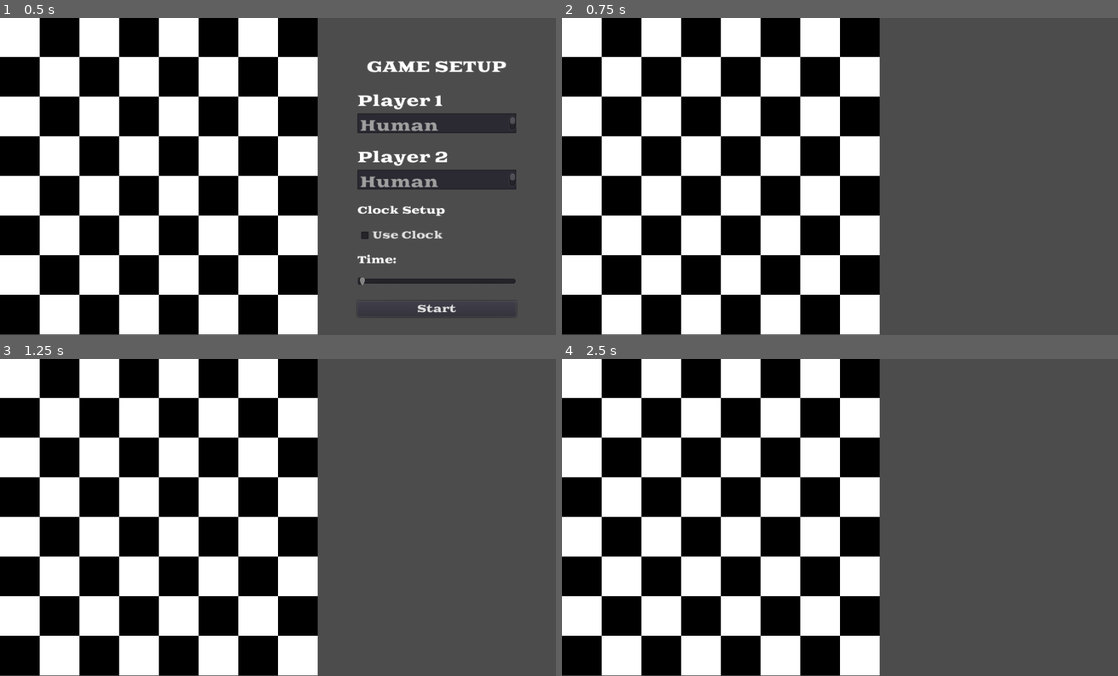
Above: before the commit, frames 1-4 (two rows, left to right).
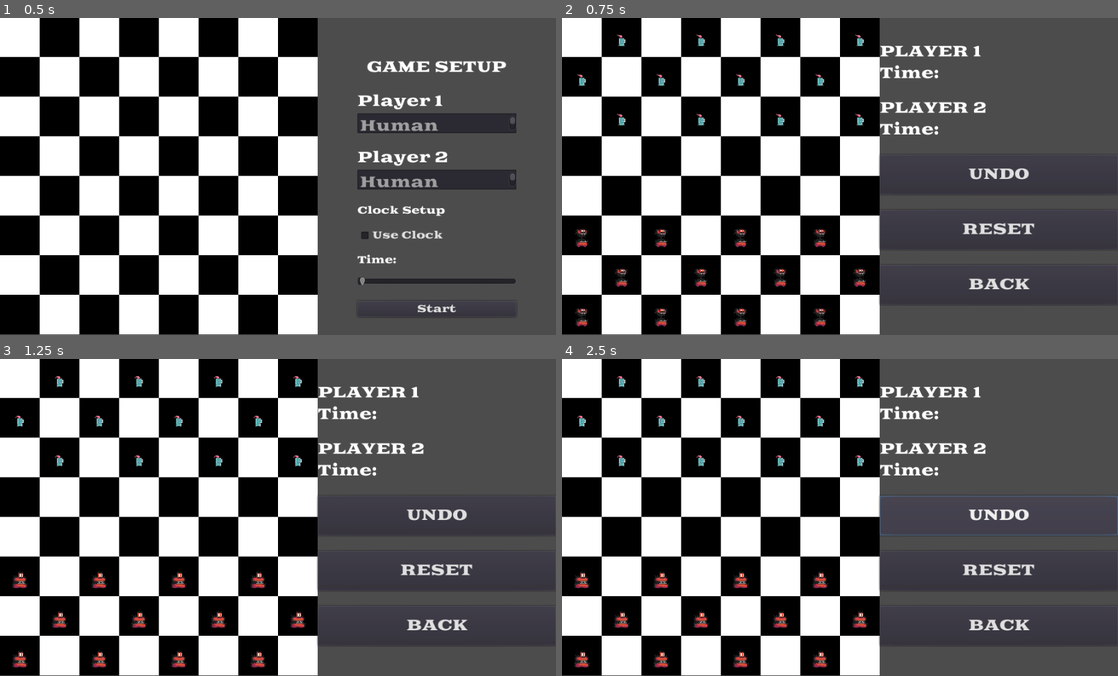
Above: after the commit, the same moments.

Repository: danielxf007/KMCheckers
Game: Godot game, scene res://Main.tscn
Same seed, same stepped clock (60 frames per second), same inputs: the game is played once before the commit and once after it.
Inputs (mouse positions are in pixels of both pictures, inside the frame that each line leads up to):
- Up to frame 1 (0.5 s): no input
- Up to frame 2 (0.75 s): click "Start" at 0.5 s
- Up to frame 3 (1.25 s): no input
- Up to frame 4 (2.5 s): click (1001, 514) at 1.25 s, where only the run after the commit has a clickable "UNDO"; click (1001, 514) at 2 s, where only the run after the commit has a clickable "UNDO"

Frame 1 is identical in both runs. In frame 2, 3.7% of the frame differs, in the area x 2-98%, y 5-98%; in frame 3, 3.9%; in frame 4, 4.0%, in the area x 2-100%, y 5-98%.

Commit message:
debuggin scenes

Diff:
--- a/Main.tscn
+++ b/Main.tscn
@@ -1,7 +1,8 @@
-[gd_scene load_steps=3 format=2]
+[gd_scene load_steps=4 format=2]
 
 [ext_resource path="res://UI/GameSetUpUI.tscn" type="PackedScene" id=1]
 [ext_resource path="res://tiles/board.tres" type="TileSet" id=2]
+[ext_resource path="res://game/Game.tscn" type="PackedScene" id=3]
 
 [node name="Main" type="Node"]
 
@@ -12,3 +13,8 @@
 tile_data = PoolIntArray( 0, 1, 0, 1, 0, 0, 2, 1, 0, 3, 0, 0, 4, 1, 0, 5, 0, 0, 6, 1, 0, 7, 0, 0, 65536, 0, 0, 65537, 1 …(755 unchanged characters)…
 
 [node name="GameSetUpUI" parent="." instance=ExtResource( 1 )]
+
+[node name="Game" parent="." instance=ExtResource( 3 )]
+visible = false
+
+[connection signal="game_started" from="GameSetUpUI" to="Game" method="_on_GameSetUpUI_game_started"]
